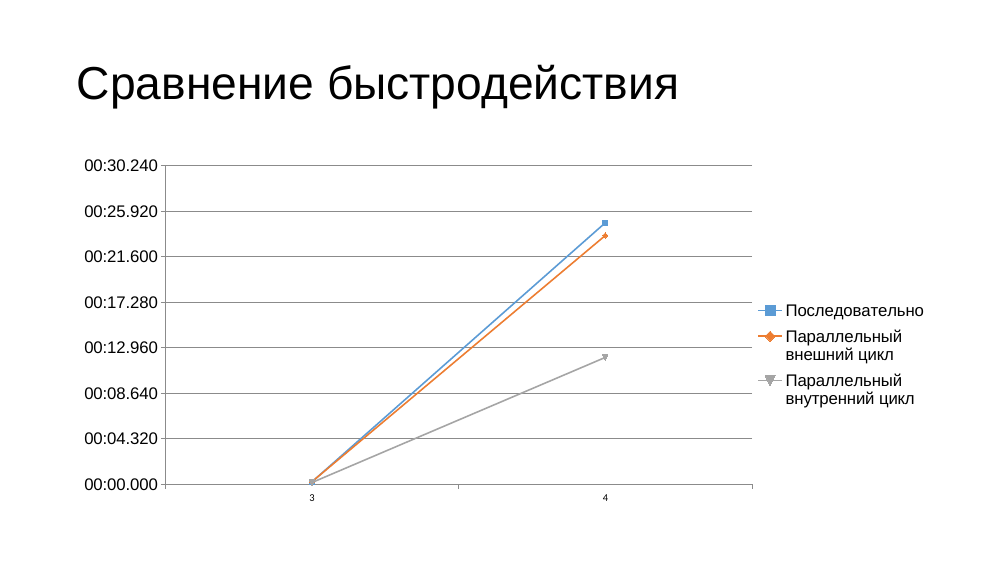
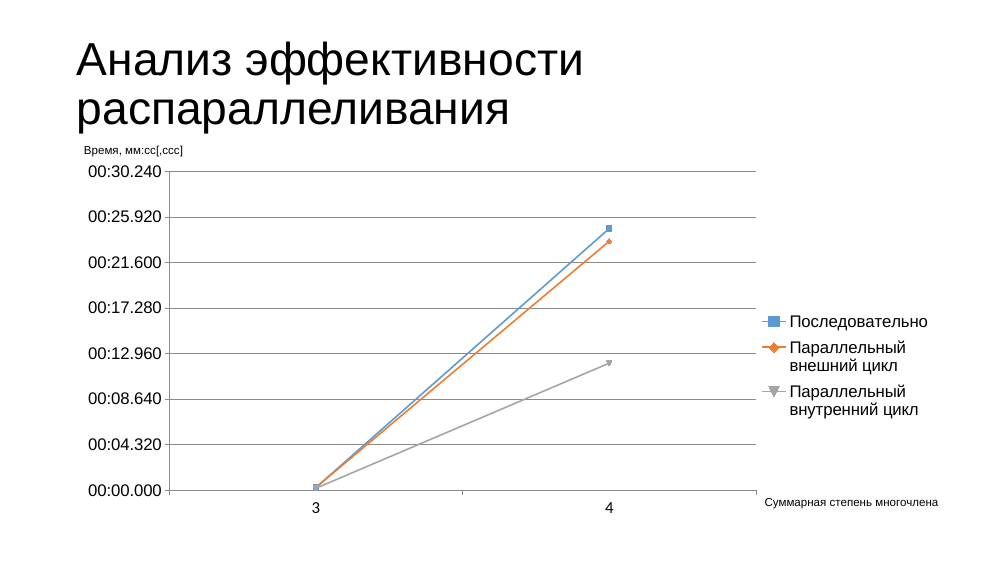
Before and after one commit to deathguard771/deathguard771, a slide deck: slide 17 of ПЗ/Sterlyagov_A_A.pptx (slide 11 before the commit). Drawn at 1008x567 pixels with LibreOffice and Linux fonts; fonts in the diff are those of the drawing. Boxes give left, top, right and bottom in pixels: in the first picture for what was removed or moved away, otherwise in the second. Text is boxed around its words. In the diff, an @@ line names an element or a change of style, - is before the commit and + after.

```diff
--- a/ПЗ/Sterlyagov_A_A.pptx
+++ b/ПЗ/Sterlyagov_A_A.pptx
@@ title at (x1=77, y1=41, x2=584, y2=134): text changed @@
-Сравнение быстродействия
+Анализ эффективности распараллеливания
@@ text added at (x1=84, y1=145, x2=183, y2=157), 11 pt, text #000000 @@
+Время, мм:сс[,ccc]
@@ line chart at (x1=73, y1=162, x2=943, y2=522) @@
@@ category axis changed @@
@@ value axis changed @@
@@ plot area changed @@
@@ line chart moved from (x1=70, y1=151, x2=939, y2=511) to (x1=73, y1=162, x2=943, y2=522) @@
@@ text added at (x1=765, y1=498, x2=938, y2=509), 11 pt, text #000000 @@
+Суммарная степень многочлена
```
Also in this commit, not shown: 7 other slides changed, 8 slides added, 1 slide removed, 7 other files.
